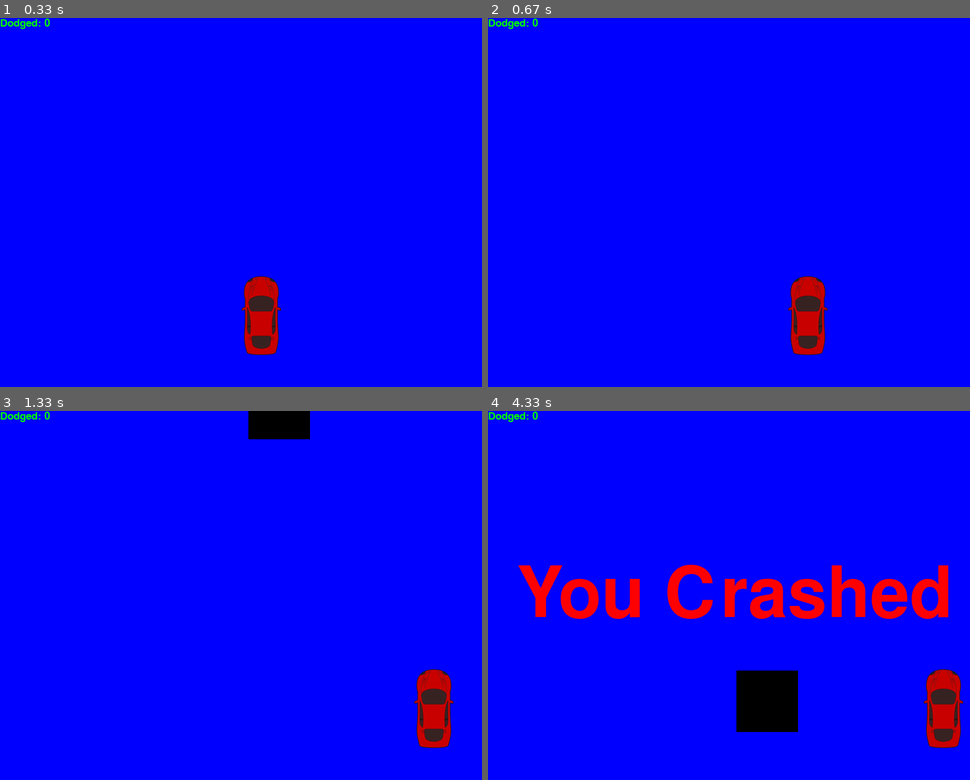
Above: before the commit, frames 1-4 (two rows, left to right).
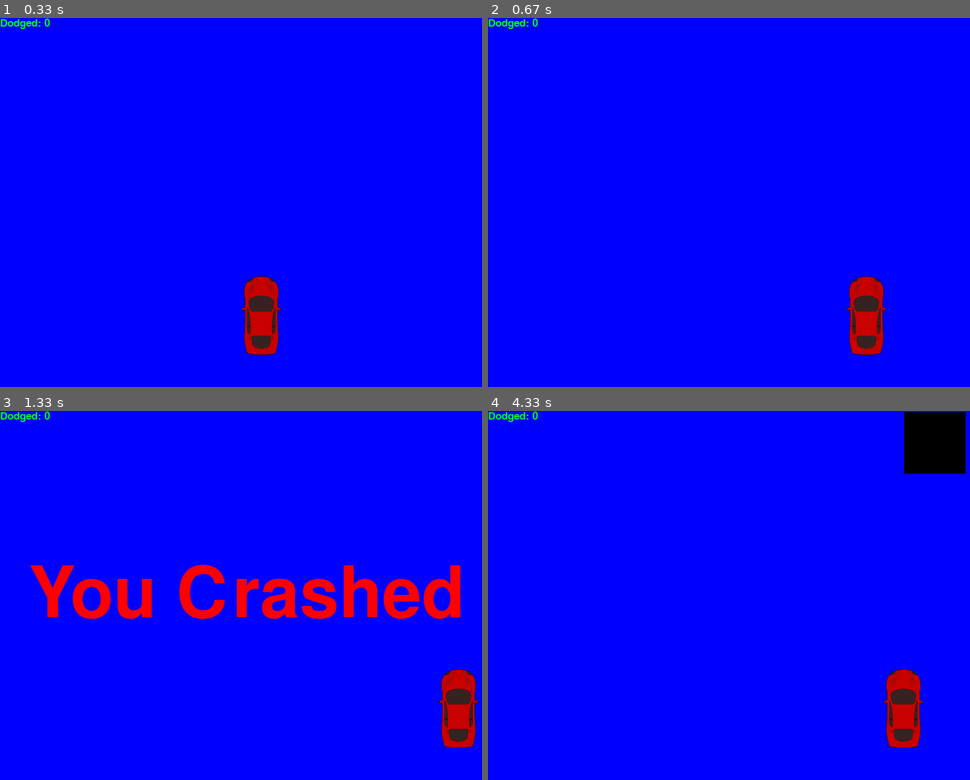
Above: after the commit, the same moments.

Repository: jake32321/RacingGame_PyGame
Game: pygame game, started from racing_game_main.py
The game is run twice, just before and just after one commit, with the same random seed, the same clock (stepped at 60 frames per second) and the same inputs.
Inputs:
- Up to frame 1 (0.33 s): no input
- Up to frame 2 (0.67 s): hold Right from 0.33 s (still down)
- Up to frame 3 (1.33 s): release Right at 0.8 s; hold Right 0.83-1.3 s
- Up to frame 4 (4.33 s): hold Right 2.33-2.97 s; hold Left 3-3.47 s; hold Right 3.5-3.97 s; hold Right from 4 s (still down)

Frame 1 is identical in both runs. In frame 2, 2.9% of the frame differs, in the area x 62-83%, y 70-92%; in frame 3, 8.7%; in frame 4, 12%, in the area x 6-100%, y 0-92%.

Commit message:
added logic to make the game progressively harder

Diff:
--- a/racing_game_main.py
+++ b/racing_game_main.py
@@ -74,9 +74,9 @@
 
 			if event.type == pygame.KEYDOWN:
 				if event.key == pygame.K_LEFT:
-					x_change = -5
+					x_change = -10
 				elif event.key == pygame.K_RIGHT:
-					x_change = 5
+					x_change = 10
 
 			if event.type == pygame.KEYUP:
 				if event.key == pygame.K_LEFT or event.key == pygame.K_RIGHT:
@@ -99,6 +99,9 @@
 			road_objectStartY = 0 - road_objectHeight
 			road_objectStartX = random.randrange(0, display_width)
 			dodged += 1
+			if dodged%3 == 0:
+				road_objectWidth += (road_objectWidth*0.30)
+				road_objectSpeed += 0.30
 
 		if y < road_objectStartY+road_objectHeight:
 			print('step_one_PASS')
